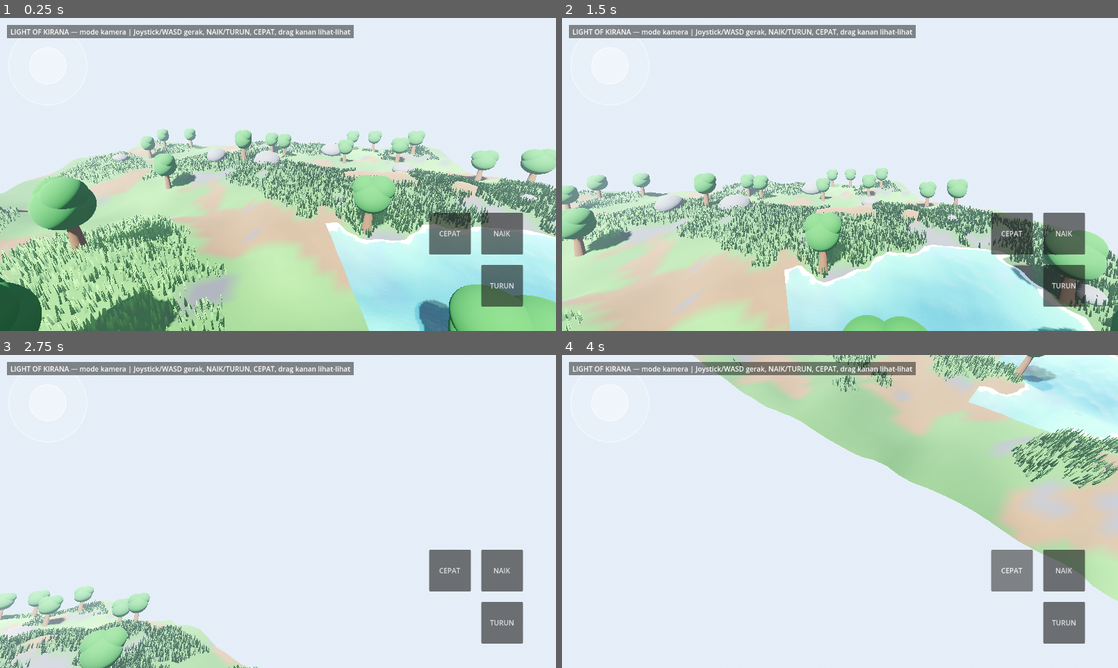
Above: before the commit, frames 1-4 (two rows, left to right).
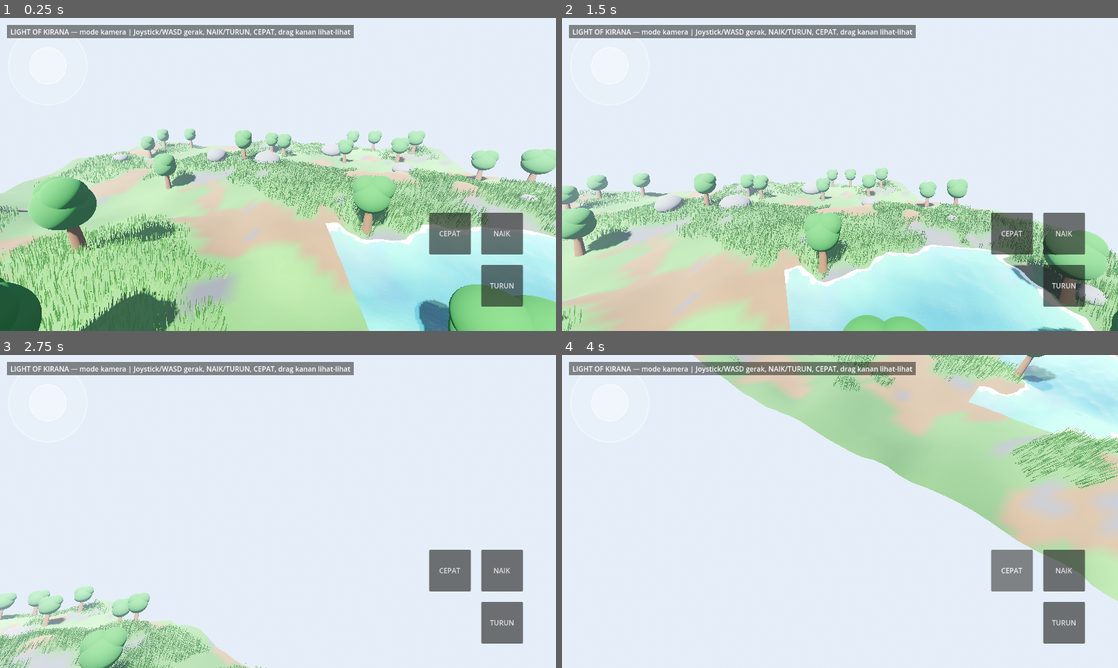
Above: after the commit, the same moments.

Repository: bagus123triga/light-of-kirana
Game: Godot game, scene res://scenes/main.tscn
The game is run twice, just before and just after one commit, with the same random seed, the same clock (stepped at 60 frames per second) and the same inputs.
Inputs (mouse positions are in pixels of both pictures, inside the frame that each line leads up to):
- Up to frame 1 (0.25 s): no input
- Up to frame 2 (1.5 s): drag from (612, 64) to (895, 105) at 0.52 s; drag from (728, 190) to (812, 237) at 1.27 s
- Up to frame 3 (2.75 s): move the mouse to (333, 442) at 2.02 s; hold D from 2.03 s (still down); hold Shift from 2.03 s (still down)
- Up to frame 4 (4 s): release D at 2.75 s; release Shift at 2.75 s; drag from (812, 574) to (673, 464) at 2.77 s; move the mouse to (1006, 558) at 3.52 s; hold A from 3.53 s (still down); hold Shift from 3.53 s (still down); tap Space at 3.77 s

The runs differ from the first frame. In frame 1, 12% of the frame differs, in the area x 0-100%, y 38-100%; in frame 2, 7.6%; in frame 3, 2.6%; in frame 4, 2.7%.

Commit message:
Rumput balik versi 2c3a26f: 60000 helai, satu warna, tinggi 0.5

Diff:
--- a/scripts/world.gd
+++ b/scripts/world.gd
@@ -13,7 +13,7 @@
 const LAKE_CENTER := Vector2(14.0, 12.0)
 const LAKE_RADIUS := 9.0
 const WATER_LEVEL := -0.25
-const GRASS_COUNT := 30000
+const GRASS_COUNT := 60000
 const TREE_COUNT := 24
 const BOULDER_COUNT := 14
 
@@ -221,38 +221,29 @@
 # --- Rumput (hanya di tanah berumput, bukan tanah gundul / batu) ---
 
 func _blade_mesh() -> ArrayMesh:
-	# 2 quad menyilang. Shader repo TIDAK punya discard/taper, jadi
-	# bentuk runcingnya dari GEOMETRI: 3 baris, lebar menyempit ke ujung
-	# (0.12 → 0.08 → 0.03). Bilah tetap LURUS — barisnya buat lancip,
-	# bukan buat melengkung (minta Bagus: lurus aja).
-	# Ukuran direvisi 2026-11-09: 0.06 x 0.6 kekecilan + ketinggian,
-	# jadi dilebarin & dipendekin (0.12 x 0.4).
-	# UV.y = 0 di ujung, 1 di pangkal (syarat repo: displacement
-	# affect = 1.0 - UV.y, ujung paling kena angin).
+	# 2 quad menyilang — shader gameidea mengharapkan quad penuh: UV.x
+	# 0..1 selebar bilah, UV.y = 0 di ujung, 1 di pangkal, biar discard-nya
+	# membentuk bilah yang meruncing. LURUS saja, tanpa segmen lengkung
+	# (minta Bagus 2026-11-09: "lurus aja nggak usah 3 shape").
+	# Bilah TIPIS (lebar 0.06, tinggi 0.5) biar runcing.
+	# Direvisi 2026-11-09: 0.6 dipendekin dikit jadi 0.5 (minta Bagus).
 	var verts := PackedVector3Array()
 	var uvs := PackedVector2Array()
 	var indices := PackedInt32Array()
-	var rows := [0.0, 0.2, 0.4]
-	var row_half_w := [0.06, 0.04, 0.015]
-	var row_uv := [1.0, 0.5, 0.0]
+	var half_w := 0.03
 	var quads := [
-		[Vector3(-1.0, 0.0, 0.0), Vector3(1.0, 0.0, 0.0)],
-		[Vector3(0.0, 0.0, -1.0), Vector3(0.0, 0.0, 1.0)],
+		[Vector3(-half_w, 0.0, 0.0), Vector3(half_w, 0.0, 0.0)],
+		[Vector3(0.0, 0.0, -half_w), Vector3(0.0, 0.0, half_w)],
 	]
 	var base := 0
 	for q in quads:
-		var left_dir: Vector3 = q[0]
-		var right_dir: Vector3 = q[1]
-		var up := Vector3(0.0, 1.0, 0.0)
-		for r in rows.size():
-			verts.append(left_dir * row_half_w[r] + up * rows[r])
-			verts.append(right_dir * row_half_w[r] + up * rows[r])
-			uvs.append(Vector2(0.0, row_uv[r]))
-			uvs.append(Vector2(1.0, row_uv[r]))
-		for r in rows.size() - 1:
-			var b0 := base + r * 2
-			indices.append_array([b0, b0 + 1, b0 + 3, b0, b0 + 3, b0 + 2])
-		base += rows.size() * 2
+		var bl: Vector3 = q[0]
+		var br: Vector3 = q[1]
+		# Kiri-bawah, kanan-bawah, kanan-atas (ujung), kiri-atas (ujung).
+		verts.append_array([bl, br, br + Vector3(0.0, 0.5, 0.0), bl + Vector3(0.0, 0.5, 0.0)])
+		uvs.append_array([Vector2(0.0, 1.0), Vector2(1.0, 1.0), Vector2(1.0, 0.0), Vector2(0.0, 0.0)])
+		indices.append_array([base + 0, base + 1, base + 2, base + 0, base + 2, base + 3])
+		base += 4
 	var arrays := []
 	arrays.resize(Mesh.ARRAY_MAX)
 	arrays[Mesh.ARRAY_VERTEX] = verts
@@ -280,11 +271,13 @@
 	fnl.frequency = 0.05
 	noise_tex.noise = fnl
 	grass_material.set_shader_parameter("wind_noise", noise_tex)
-	# Nilai angin repo dilunakkan biar bilah tegak lurus & cuma
-	# bergoyang pelan (minta Bagus: angin kekencengan, bilah lurus).
-	# wind_strength repo = 1.0, wind_vertical_strength repo = 0.5.
-	grass_material.set_shader_parameter("wind_strength", 0.35)
-	grass_material.set_shader_parameter("wind_vertical_strength", 0.05)
+	# Angin dilunakkan biar bilah tegak lurus & cuma bergoyang pelan
+	# (minta Bagus: angin kekencengan, bilah harus lurus).
+	grass_material.set_shader_parameter("blade_bend", 0.05)
+	grass_material.set_shader_parameter("gust_strength", 0.3)
+	grass_material.set_shader_parameter("still_sway_strength", 0.06)
+	# Bilah lebih runcing: lebar discard 70% (bawah tidak terlalu besar).
+	grass_material.set_shader_parameter("blade_width", 0.7)
 	var multimesh := MultiMesh.new()
 	multimesh.transform_format = MultiMesh.TRANSFORM_3D
 	multimesh.use_colors = false
--- a/shaders/grass_wind.gdshader
+++ b/shaders/grass_wind.gdshader
@@ -1,81 +1,119 @@
-// Rumput 3D — DARI REPO gameidea-studio/3d-grass-shader
-// (https://github.com/gameidea-studio/3d-grass-shader, MIT),
-// file godot-4-grass.gdshader. Dipakai sebagai basis.
-// Yang diadaptasi (minta Bagus): warna rumput ngikut warna tanah di
-// bawahnya (INSTANCE_CUSTOM, bukan uniform grass_color tetap); angin
-// diskala wind_amount (SATU nilai dengan suara angin, kadang 0);
-// arah angin diubah world->model biar serentak; interaksi pakai
-// posisi kamera (mode kamera saja, tanpa pemain).
-// Catatan: repo ini versi awal penulisnya — fragment-nya cuma satu
-// warna datar, tanpa taper/gradasi seperti artikel. Taper-nya dipindah
-// ke geometri bilah (mesh meruncing), bukan discard di shader.
+// Rumput 3D dengan angin & distorsi — DARI gameidea.org, "3D Grass Shader
+// with Distortion & Wind" (2023-12-03). Kode shader ini mengikuti artikel
+// itu langkah demi langkah (bentuk bilah, gradasi warna, variasi noise,
+// angin + hembusan, interaksi pemain, highlight angin & shading akhir).
+// Yang diadaptasi cuma: tekstur noise dibuat di kode (NoiseTexture2D) dan
+// player_position diisi posisi kamera (mode kamera saja, tanpa pemain).
+// UV bilah: UV.y = 0.0 di ujung, 1.0 di pangkal (syarat artikel).
 shader_type spatial;
-render_mode cull_disabled;
 
-// Warna tanah di bawah helai ini (INSTANCE_CUSTOM.rgb dari MultiMesh).
+render_mode cull_disabled, depth_draw_opaque;
+
+uniform float blade_height_taper = 2.0;
+uniform float blade_width = 1.0;
+uniform vec3 color_variation : source_color = vec3(0.9, 0.9, 0.2);
+uniform float patch_scale = 5.0;
+uniform sampler2D wind_noise : hint_default_white;
+uniform vec2 wind_direction = vec2(1.0, 0.0);
+uniform float wind_texture_scale = 20.0;
+uniform float wind_speed = 0.1;
+uniform float still_sway_speed = 4.5;
+uniform float still_sway_strength = 0.1;
+uniform float gust_strength = 1.0;
+uniform float gust_frequency = 0.08;
+// Kekuatan angin global 0..1 dari world.gd — SATU nilai dengan suara
+// angin, kadang 0 (reda total) kadang 1 (berhembus). Bukan dari artikel.
+uniform float wind_amount = 0.5;
+uniform vec3 player_position = vec3(0.0, -100.0, 0.0);
+uniform float interaction_radius = 1.0;
+uniform float interaction_push = 1.0;
+uniform float blade_bend = 0.5;
+
+varying float v_patch;
+varying float v_wind_intensity;
+varying float v_height;
+// Warna tanah di bawah helai ini (INSTANCE_CUSTOM.rgb dari MultiMesh) —
+// warna rumput ngikut warna bawahnya (minta Bagus), bukan warna tetap.
 varying vec3 v_ground;
-
-// Player interaction parameters (repo)
-uniform vec3 player_position = vec3(0.0, -100.0, 0.0);
-uniform float interaction_power = 0.5;
-uniform float interaction_radius = 1.0;
-
-// Wind sway parameters (repo)
-uniform sampler2D wind_noise;
-uniform vec2 wind_horizontal_direction = vec2(1.0, 0.0);
-uniform float wind_texture_tile_size = 20.0;
-uniform float wind_speed = 0.05;
-uniform float wind_strength = 1.0;
-uniform float wind_vertical_strength = 0.5;
-// Kekuatan angin global 0..1 dari world.gd — SATU nilai dengan suara
-// angin, kadang 0 (reda total) kadang 1 (berhembus). Bukan dari repo.
-uniform float wind_amount = 0.5;
+varying float v_var;
 
 void vertex() {
+	v_height = UV.y;
 	v_ground = INSTANCE_CUSTOM.rgb;
+	v_var = INSTANCE_CUSTOM.a;
 
-	// Player position distort shader (repo)
-	vec3 world_vertex = (MODEL_MATRIX * vec4(VERTEX, 1.0)).xyz;
-	vec3 direction_to_player = world_vertex - player_position;
-	direction_to_player.y = 0.0;
-	direction_to_player = normalize(direction_to_player);
-	float distance_to_player = distance(player_position, world_vertex);
-	float interaction_strength = smoothstep(interaction_radius, 0.0, distance_to_player);
-	// Arah dorong diubah world->model (repo memakai w=1.0 di sini yang
-	// ikut menambahkan translasi — diperbaiki jadi arah murni).
-	vec3 local_push_dir = mat3(inverse(MODEL_MATRIX)) * direction_to_player;
-	VERTEX += local_push_dir * interaction_strength * interaction_power * (1.0 - UV.y);
+	vec3 world_pos = (MODEL_MATRIX * vec4(0.0, 0.0, 0.0, 1.0)).xyz;
 
-	// Wind shader (repo)
-	vec3 world_vertex2 = (MODEL_MATRIX * vec4(VERTEX, 1.0)).xyz;
-	vec2 normalized_wind_direction = normalize(wind_horizontal_direction);
-	vec2 world_uv = world_vertex2.xz / wind_texture_tile_size + normalized_wind_direction * TIME * wind_speed;
-	// we displace only the top part of the mesh
-	float displacement_affect = (1.0 - UV.y);
-	float wind_noise_intensity = (textureLod(wind_noise, world_uv, 0.0).r - 0.5);
-	// We convert the direction of the wind into model space from world space
-	// if we used it directly in vertex space, rotated blades of grass wouldn't behave properly
-	// (repo memakai vec4(dir.x, dir.y, 0, 0) + .xy — sumbu-nya keliru
-	// untuk bidang XZ; diperbaiki jadi vec4(dir.x, 0, dir.y, 0) + .xz.)
-	vec3 model_dir = (inverse(MODEL_MATRIX) * vec4(normalized_wind_direction.x, 0.0, normalized_wind_direction.y, 0.0)).xyz;
-	vec3 wind_vector = vec3(
-		wind_noise_intensity * model_dir.x,
-		1.0 - wind_noise_intensity,
-		wind_noise_intensity * model_dir.z
-	);
-	wind_vector = normalize(wind_vector);
-	wind_vector *= vec3(
-		wind_strength,
-		wind_vertical_strength,
-		wind_strength
-	);
-	VERTEX += wind_vector * displacement_affect * wind_amount;
+	// variation patch factor
+	float patch_factor = texture(wind_noise, world_pos.xz / patch_scale).r;
+	v_patch = patch_factor;
+
+	// wind calculation
+	vec2 global_uv = world_pos.xz / wind_texture_scale;
+	vec2 move_uv = global_uv + (normalize(wind_direction) * TIME * wind_speed);
+	float noise_val = texture(wind_noise, move_uv).r;
+	float gust_mask = smoothstep(gust_frequency, 1.0, noise_val);
+	float idle_sway = sin(TIME * still_sway_speed + world_pos.x + world_pos.z) * still_sway_strength;
+	float flutter = sin(TIME * 20.0 + world_pos.x) * 0.1;
+	float gust_push = (gust_mask * gust_strength) + (gust_mask * flutter);
+	v_wind_intensity = gust_mask;
+
+	vec3 vertex_pos = VERTEX;
+	float height_factor = 1.0 - UV.y;
+	float bend_strength = pow(height_factor, 2.0);
+
+	// Arah angin & lengkung dihitung di WORLD space biar semua helai
+	// condong ke arah yang SAMA (serentak). Versi artikel menghitungnya
+	// di local space (object_right/object_forward) — tiap instance
+	// diputar acak sumbu Y, jadi tiap helai condong ke arah beda.
+	// Trik yang sama dengan interaksi pemain di artikel: offset world
+	// diubah ke local lewat inverse(MODEL_MATRIX).
+	vec2 wind_dir = normalize(wind_direction);
+	// Angin diskala wind_amount (0 = reda total, bilah tegak diam).
+	vec3 world_offset = vec3(wind_dir.x, 0.0, wind_dir.y) * ((idle_sway + gust_push) * wind_amount + blade_bend) * bend_strength;
+
+	// preserve volume / prevent stretching
+	float dist_moved = length(world_offset.xz);
+	float y_drop = dist_moved * 0.2 * bend_strength;
+
+	VERTEX = vertex_pos + mat3(inverse(MODEL_MATRIX)) * world_offset;
+	VERTEX.y -= y_drop;
+
+	// interaction
+	vec3 interaction_offset = vec3(0.0);
+	vec3 diff_vec = world_pos - player_position;
+	float dist_3d = length(diff_vec);
+	if (dist_3d < interaction_radius) {
+		float push_strength = smoothstep(interaction_radius, 0.0, dist_3d);
+		vec3 push_dir_flat = diff_vec;
+		push_dir_flat.y = 0.0;
+		push_dir_flat = normalize(push_dir_flat);
+		vec3 local_push_dir = mat3(inverse(MODEL_MATRIX)) * push_dir_flat;
+		interaction_offset += local_push_dir * push_strength * interaction_push * bend_strength;
+	}
+	VERTEX += interaction_offset;
 }
 
 void fragment() {
-	// Repo: ALBEDO = grass_color.rgb (satu warna tetap).
-	// Di sini: ngikut warna tanah di bawahnya — ujung sedikit lebih
-	// terang, pangkal = warna tanah.
-	ALBEDO = mix(v_ground * 1.3, v_ground, UV.y);
+	if (!FRONT_FACING) {
+		NORMAL = -NORMAL;
+	}
+
+	// shape
+	float center_dist = abs(UV.x - 0.5) * 2.0;
+	float shape_mask = pow(UV.y, 1.0 / blade_height_taper);
+	if (center_dist > shape_mask * blade_width) discard;
+
+	// color — SATU warna saja, ngikut warna tanah di bawahnya, tanpa
+	// gradasi (minta Bagus 2026-11-09). Versi sebelumnya: gradasi ujung
+	// terang + variasi kuning + highlight angin — dihapus semua.
+	ALBEDO = v_ground;
+
+	float bottom_to_top = v_height; // 0 = tip, 1 = base
+	vec3 world_up_view = normalize(mat3(VIEW_MATRIX) * vec3(0.0, 1.0, 0.0));
+	NORMAL = mix(NORMAL, world_up_view, bottom_to_top * 0.5);
+
 	ROUGHNESS = 0.8;
+	SPECULAR = 0.2;
+	BACKLIGHT = ALBEDO * 0.3;
 }
Not shown, changed: Agent.md
